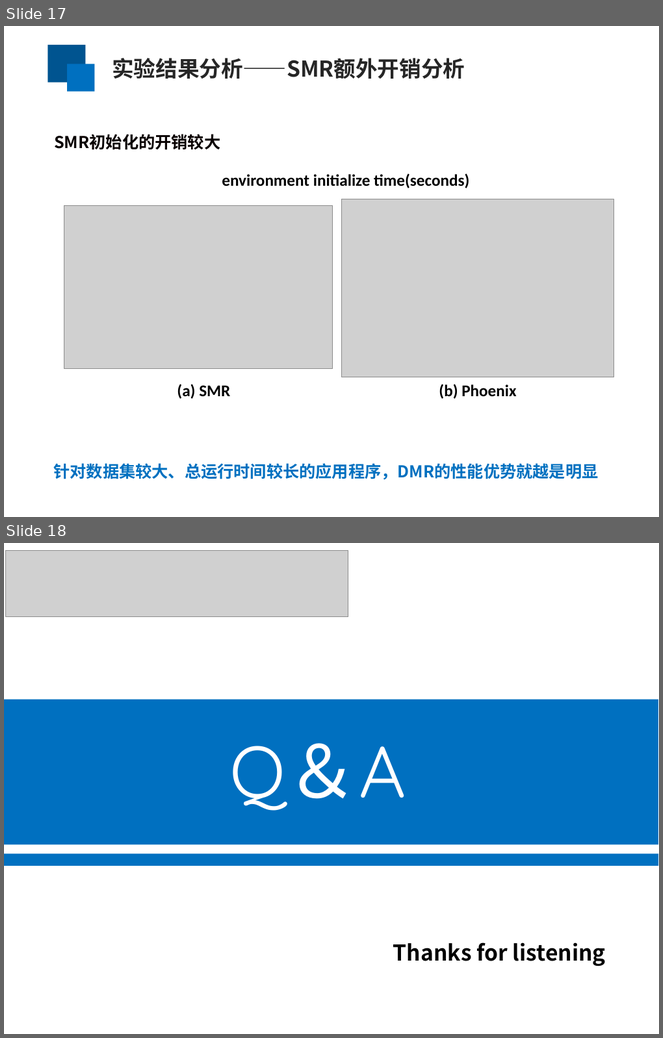
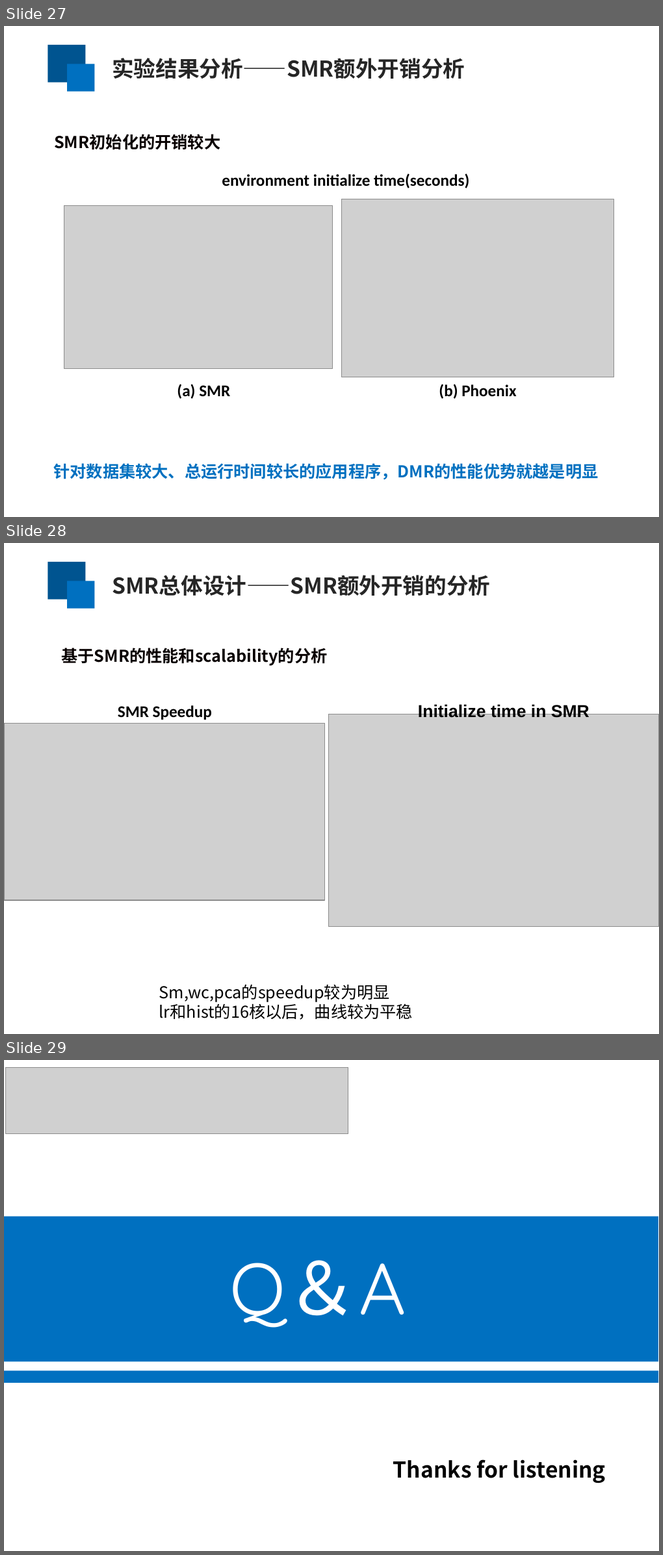
Before and after one commit to yufenyu/work, a slide deck: dmr_paper/paper/chinaSys-2016.ppt. Shown one above the other, each under a label of ours: slides 17 and 18 before the commit, slides 27, 28 and 29 after it. The pictures are 663x1038 and 663x1555 pixels, drawn with LibreOffice and Linux fonts; fonts in the diff are those of the drawing; grey boxes stand for pictures. Boxes give left, top, right and bottom in pixels: in the first picture for what was removed or moved away, otherwise in the second. Text is boxed around its words. In the diff, an @@ line names an element or a change of style, - is before the commit and + after.

```diff
--- a/dmr_paper/paper/chinaSys-2016.ppt
+++ b/dmr_paper/paper/chinaSys-2016.ppt
@@ slide 28 added at [4,543,659,1034], background #FFFFFF @@
@@ rectangle added at [48,562,86,600], fill #005490 @@
@@ rectangle added at [67,581,94,609], fill #0070C0 @@
@@ text added at [112,575,490,596], 24 pt, text #262626, bold @@
+SMR总体设计——SMR额外开销的分析
@@ text added at [61,648,327,666], 18 pt, text #080000, bold @@
+基于SMR的性能和scalability的分析
@@ text added at [118,705,212,720], 18 pt, text #000000, bold @@
+SMR Speedup
@@ picture added at [329,714,659,927] @@
@@ text added at [418,704,590,718], 19 pt, text #000000, bold @@
+Initialize time in SMR
@@ picture added at [4,724,324,901] @@
@@ text added at [159,984,413,1020], 18 pt, text #000000 @@
+Sm,wc,pca的speedup较为明显
+lr和hist的16核以后，曲线较为平稳
@@ what was slide 17 is now slide 27 @@
@@ what was slide 18 is now slide 29 @@
```
Also in this commit, not shown: 8 slides changed, 10 other slides added.
